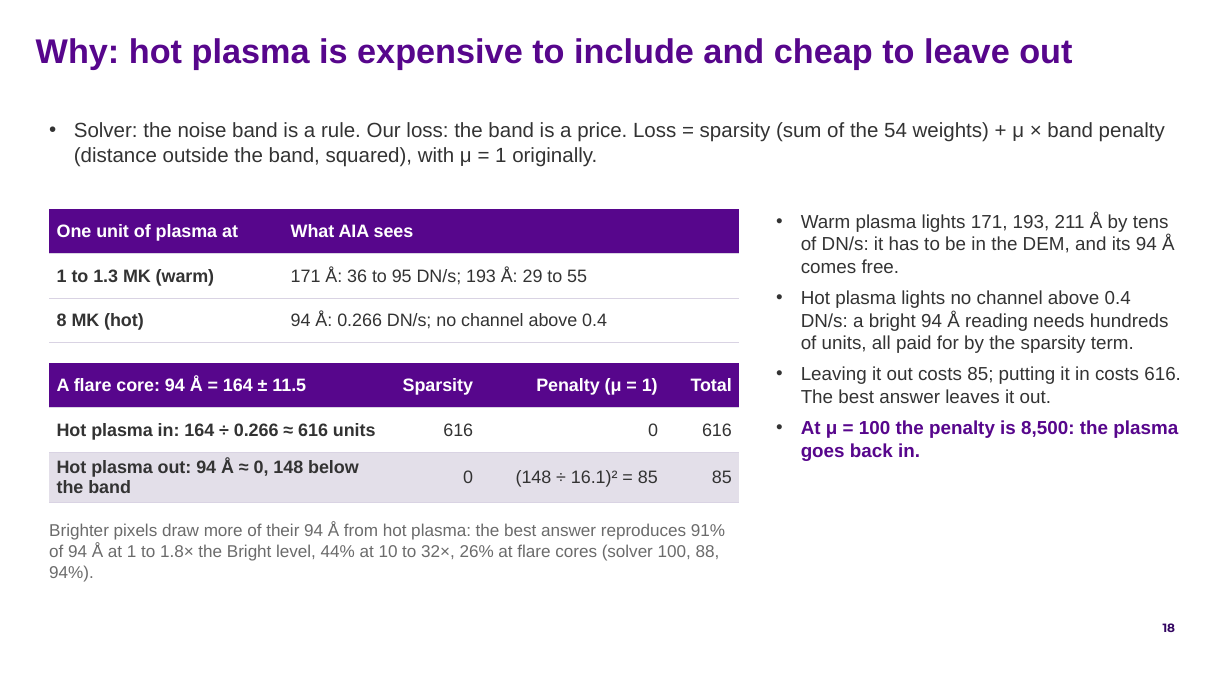
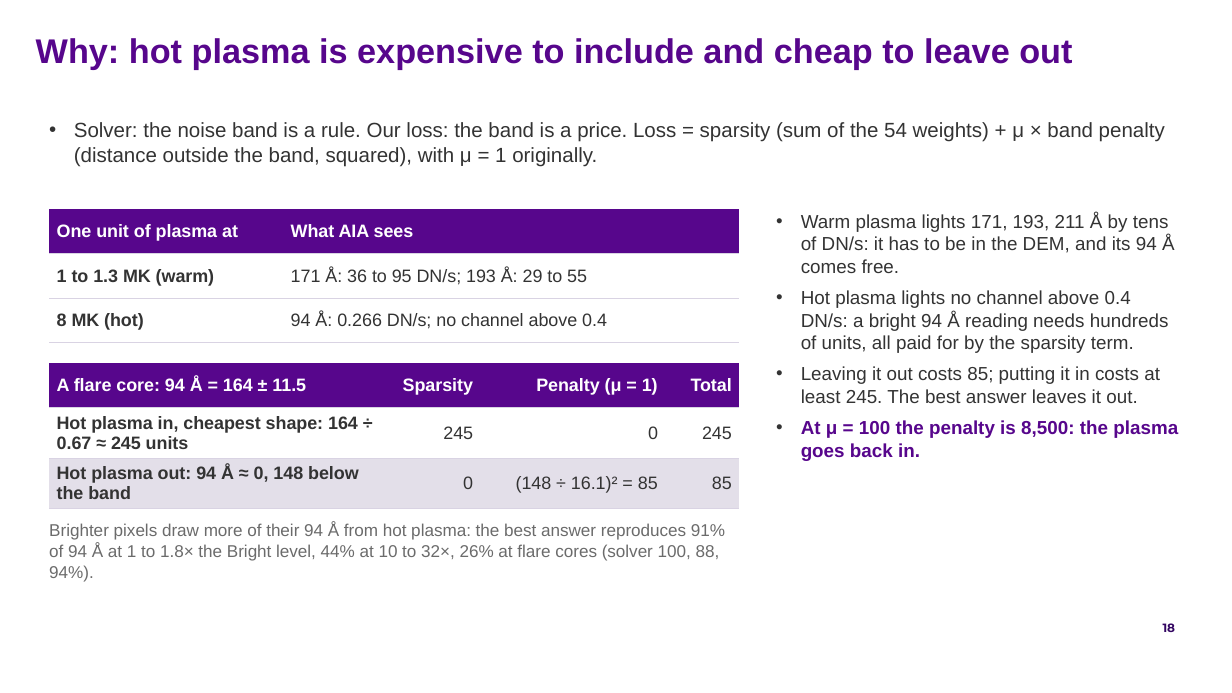
Before and after one commit to FruitPnchSamuraiG/solar-dem-inversion, a slide deck: slide 18 of slides/DEM_deck_v2.pptx. Drawn at 1232x693 pixels with LibreOffice and Linux fonts; fonts in the diff are those of the drawing; background and template pictures are left out. Boxes give left, top, right and bottom in pixels: in the first picture for what was removed or moved away, otherwise in the second. Text is boxed around its words. In the diff, an @@ line names an element or a change of style, - is before the commit and + after.

Commit message:
deck: slide 18 uses the cheapest shape's price (245); re-solves add half sigma

```diff
--- a/slides/DEM_deck_v2.pptx
+++ b/slides/DEM_deck_v2.pptx
@@ table at (x1=49, y1=363, x2=739, y2=503) @@
-row 2: Hot plasma in: 164 ÷ 0.266 ≈ 616 units | 616 | 0 | 616
+row 2: Hot plasma in, cheapest shape: 164 ÷ 0.67 ≈ 245 units | 245 | 0 | 245
@@ text at (x1=801, y1=366, x2=1160, y2=403): text changed @@
-• Leaving it out costs 85; putting it in costs 616. The best answer leaves it out.
+• Leaving it out costs 85; putting it in costs at least 245. The best answer leaves it out.
```
Also in this commit, not shown: 2 other files.
